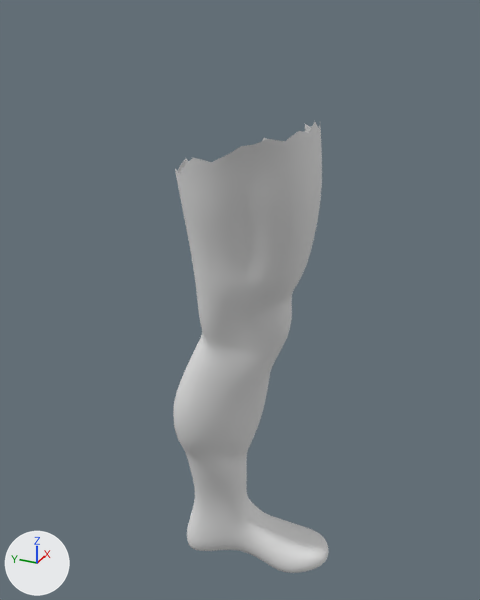
The OBJ model assets/humanrightleg.obj: old version first, new version second.
Both versions are drawn from a camera (50 mm lens) standing at (-2.13, -1.11, 3.24) and looking at (0.69, 0.16, 1.83). The lights are fixed; the arrows at lower left show +X, +Y and +Z. Where no turn or scale is listed for an object, it has been applied to the vertices.

Script lines for the objects in view, before the commit:
```python
me_lowman_shoes = bpy.data.meshes.new('lowman_shoes')
me_lowman_shoes.from_pydata(...)  # 1901 vertices, 3767 faces; spans x 0.1..1.13, y -0.33..0.54, z -0.02..2.82
me_lowman_shoes.materials.append(mat_none)  # white #e7e7e7
ob_lowman_shoes = bpy.data.objects.new('lowman_shoes', me_lowman_shoes)
ob_lowman_shoes.location = (0.0, 0.0, 0.0)
```
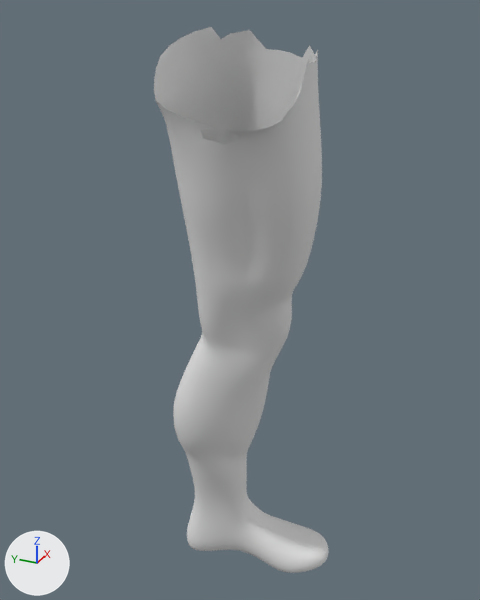
The newer file is also turned or shifted as a whole; pictures and numbers use the older file's frame.

Scene script edits in JSON lines:
```json
{"block": "me_lowman_shoes", "where": "# used by ob_lowman_shoes; location = (0.0, 0.0, 0.0)"}
{"op": "remove", "block": "me_lowman_shoes", "code": "me_lowman_shoes.from_pydata(...)  # 1901 vertices, 3767 faces; spans x 0.1..1.13, y -0.33..0.54, z -0.02..2.82"}
{"op": "add", "block": "me_lowman_shoes", "code": "me_lowman_shoes.from_pydata(...)  # 2060 vertices, 4076 faces, 1 loose edge; spans x 0.05..1.13, y -0.34..0.54, z -0.02..3.13"}
{"block": "me_lowman_shoes", "change": "me_lowman_shoes part 1"}
{"block": "me_lowman_shoes", "change": "149 vertices are added at x 0.05..0.62, y -0.34..0.32, z 2.61..3.13"}
{"block": "me_lowman_shoes", "change": "5 new vertices lie (-0.02, 0.0, 0.09) away from vertices in x 0.45..0.58, y -0.29..0.24, z 2.55..2.76"}
{"block": "me_lowman_shoes", "change": "5 new vertices lie (0.02, 0.0, -0.06) away from vertices in x 0.21..0.45, y -0.32..0.29, z 2.81..3.06"}
{"block": "me_lowman_shoes", "change": "1 loose edge is added"}
{"block": "me_lowman_shoes", "change": "309 new faces join them"}
```

Where the change shows, as pixel boxes [x1, y1, x2, y2] in the pictures (480 x 600 px):
```json
{"object": "lowman_shoes", "change": "reshaped", "before": [173, 122, 329, 573], "after": [154, 27, 329, 573], "on screen": "12% wider, 21% taller"}
{"part": 1, "of": "me_lowman_shoes", "change": "added", "after": [154, 27, 320, 173]}
```
